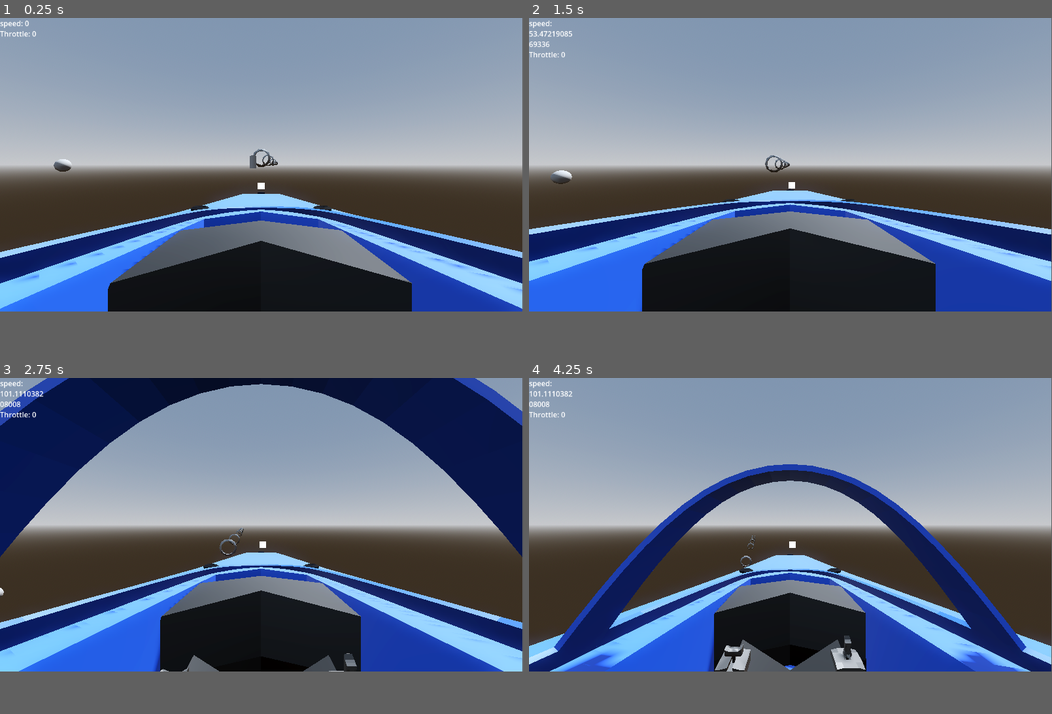
Above: before the commit, frames 1-4 (two rows, left to right).
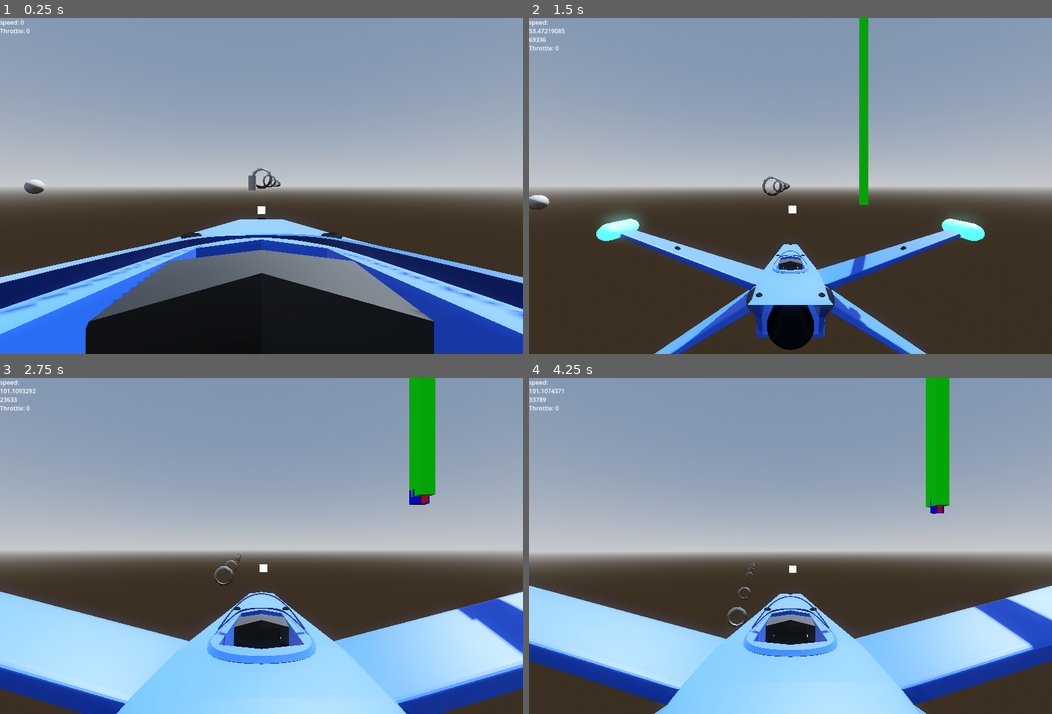
Above: after the commit, the same moments.

Repository: ZoeTheFox/oddity
Game: Godot game, scene res://Scenes/Main Scene/Main.tscn
Same seed, same stepped clock (60 frames per second), same inputs: the game is played once before the commit and once after it.
Inputs (mouse positions are in pixels of both pictures, inside the frame that each line leads up to):
- Up to frame 1 (0.25 s): no input
- Up to frame 2 (1.5 s): tap Enter at 0.5 s; move the mouse to (816, 162) at 0.52 s; hold Space (move-up) from 0.53 s (still down); tap K (camera-switch-view) at 0.6 s; move the mouse to (764, 165) at 1.27 s; tap Alt (camera-look-around) at 1.35 s
- Up to frame 3 (2.75 s): keep holding Space (move-up); tap K (camera-switch-view) at 1.55, 2.1 s; move the mouse to (271, 519) at 2.02 s
- Up to frame 4 (4.25 s): keep holding Space (move-up); move the mouse to (785, 529) at 2.77 s; tap K (camera-switch-view) at 2.85, 3.8 s; move the mouse to (827, 529) at 3.52 s; hold Alt (camera-look-around) from 3.53 s (still down)
In our replay, the window is 799x449 before the commit and 800x514 after it. These sizes can differ from the game's own. Grey fills any space a smaller window leaves; there, only what the larger window draws over its background counts as a difference.

The runs differ from the first frame. In frame 1, 38% of the frame differs, in the area x 0-100%, y 0-100%; in frame 2, 44%; in frame 3, 66%; in frame 4, 51%.

Commit message:
added smooth camera view switching

Diff:
--- a/Oddity/Scenes/Spaceship/Scripts/CameraScripts/CameraShake.gd
+++ b/Oddity/Scenes/Spaceship/Scripts/CameraScripts/CameraShake.gd
@@ -70,5 +70,6 @@
 	self.speed = speed
 
 
+
 func _on_cameras_set_default_position(defaultPosition):
-	self.defaultPosition = self.defaultPosition.lerp(defaultPosition, get_process_delta_time() * 2.0)
+	self.defaultPosition = defaultPosition
--- a/Oddity/Scenes/Spaceship/Scripts/CameraScripts/CameraSwitchingController.gd
+++ b/Oddity/Scenes/Spaceship/Scripts/CameraScripts/CameraSwitchingController.gd
@@ -6,17 +6,21 @@
 var first_person_camera := Camera3D
 
 @onready
-var timer := $Timer
+var animation = $ViewCam/TwistPivot/PitchPivot/Camera3D/CameraViewSwitchAnimator
 
 var is_first_person = true
 
 var third_person_position = Vector3(0, 5.238, 14.946)
 
+
 func _input(event):
-	if Input.is_action_just_released("camera-switch-view"):
-		if (not is_first_person):
+	if Input.is_action_just_pressed("camera-switch-view"):
+		print(is_first_person)
+		if (is_first_person and not animation.is_playing()):
+			animation.play("SwitchCameraToThirdPersonView")
 			setDefaultPosition.emit(third_person_position)
+			is_first_person = false
+		elif (not is_first_person and not animation.is_playing()):
+			animation.play_backwards("SwitchCameraToThirdPersonView")
 			is_first_person = true
-		else:
 			setDefaultPosition.emit(Vector3.ZERO)
-			is_first_person = false
--- a/Oddity/Scenes/Spaceship/fighter_gen_7.tscn
+++ b/Oddity/Scenes/Spaceship/fighter_gen_7.tscn
@@ -10,6 +10,47 @@
 [ext_resource type="PackedScene" uid="uid://d0j0koj552phk" path="res://Scenes/Spaceship/VelocityArrow/Velocity_Arrows.tscn" id="7_8us3n"]
 [ext_resource type="PackedScene" uid="uid://cr7t8smpohmy4" path="res://Scenes/Spaceship/UI/PitchYaw/crosshair_ui_1_st_person.tscn" id="7_c6fve"]
 [ext_resource type="PackedScene" uid="uid://bfe8v0o7ohgvi" path="res://Scenes/Spaceship/UI/ThrustSpeedText/UI.tscn" id="8_nilws"]
+
+[sub_resource type="Animation" id="Animation_b1nji"]
+resource_name = "SwitchCameraToThirdPersonView"
+tracks/0/type = "bezier"
+tracks/0/imported = false
+tracks/0/enabled = true
+tracks/0/path = NodePath(".:position:x")
+tracks/0/interp = 1
+tracks/0/loop_wrap = true
+tracks/0/keys = {
+"handle_modes": PackedInt32Array(0, 0),
+"points": PackedFloat32Array(0, -0.25, 0, 0.25, 0, 0, -0.25, 0, 0.25, 0),
+"times": PackedFloat32Array(0, 1)
+}
+tracks/1/type = "bezier"
+tracks/1/imported = false
+tracks/1/enabled = true
+tracks/1/path = NodePath(".:position:y")
+tracks/1/interp = 1
+tracks/1/loop_wrap = true
+tracks/1/keys = {
+"handle_modes": PackedInt32Array(0, 0),
+"points": PackedFloat32Array(0, -0.25, 0, 0.25, 0, 5.238, -0.25, 0, 0.25, 0),
+"times": PackedFloat32Array(0, 1)
+}
+tracks/2/type = "bezier"
+tracks/2/imported = false
+tracks/2/enabled = true
+tracks/2/path = NodePath(".:position:z")
+tracks/2/interp = 1
+tracks/2/loop_wrap = true
+tracks/2/keys = {
+"handle_modes": PackedInt32Array(0, 0),
+"points": PackedFloat32Array(0, -0.25, 0, 0.25, 0, 14.946, -0.25, 0, 0.25, 0),
+"times": PackedFloat32Array(0, 1)
+}
+
+[sub_resource type="AnimationLibrary" id="AnimationLibrary_5p352"]
+_data = {
+"SwitchCameraToThirdPersonView": SubResource("Animation_b1nji")
+}
 
 [sub_resource type="ConvexPolygonShape3D" id="ConvexPolygonShape3D_rm3t2"]
 points = PackedVector3Array(9.16666, 4.58589, 5.79973, 2.39356, 0.462733, 0.793534, 2.39356, 1.34661, 0.793534, 2.39356 …(613 unchanged characters)…
@@ -83,6 +124,11 @@
 
 [node name="crosshairUI1stPerson" parent="Ship/Cameras/ViewCam/TwistPivot/PitchPivot/Camera3D" instance=ExtResource("7_c6fve")]
 
+[node name="CameraViewSwitchAnimator" type="AnimationPlayer" parent="Ship/Cameras/ViewCam/TwistPivot/PitchPivot/Camera3D"]
+libraries = {
+"": SubResource("AnimationLibrary_5p352")
+}
+
 [node name="MeshInstance3D" type="MeshInstance3D" parent="."]
 visible = false
 mesh = ExtResource("4_u2t7m")
--- a/Oddity/project.godot
+++ b/Oddity/project.godot
@@ -17,6 +17,11 @@
 boot_splash/image="res://Hi_Bingus.png"
 config/icon="res://icon.svg"
 
+[display]
+
+window/size/viewport_width=1400
+window/size/viewport_height=900
+
 [filesystem]
 
 import/fbx/enabled=false
@@ -30,7 +35,7 @@
 }
 camera-switch-view={
 "deadzone": 0.5,
-"events": [Object(InputEventKey,"resource_local_to_scene":false,"resource_name":"","device":-1,"window_id":0,"alt_pressed":false,"shift_pressed":false,"ctrl_pressed":false,"meta_pressed":false,"pressed":false,"keycode":0,"physical_keycode":75,"key_label":0,"unicode":107,"echo":false,"script":null)
+"events": [Object(InputEventKey,"resource_local_to_scene":false,"resource_name":"","device":-1,"window_id":0,"alt_pressed":false,"shift_pressed":false,"ctrl_pressed":false,"meta_pressed":false,"pressed":false,"keycode":75,"physical_keycode":75,"key_label":75,"unicode":107,"echo":false,"script":null)
 ]
 }
 throttle-forwards={
Not shown: 1 places in Oddity/Scenes/Spaceship/fighter_gen_7.tscn that only renumber resources
